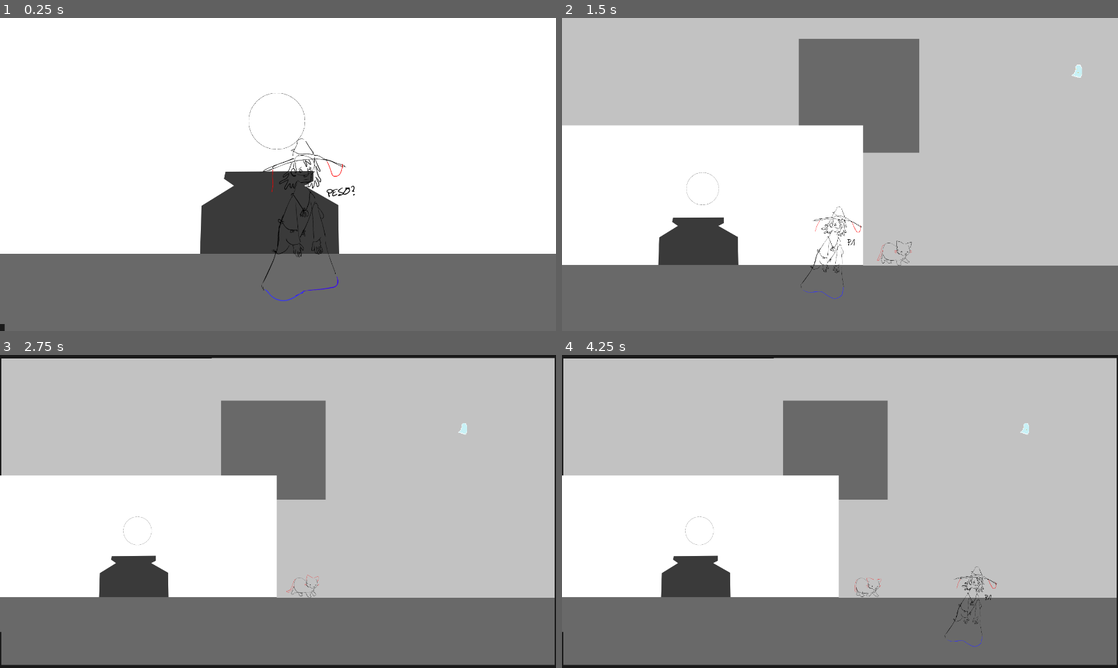
Above: before the commit, frames 1-4 (two rows, left to right).
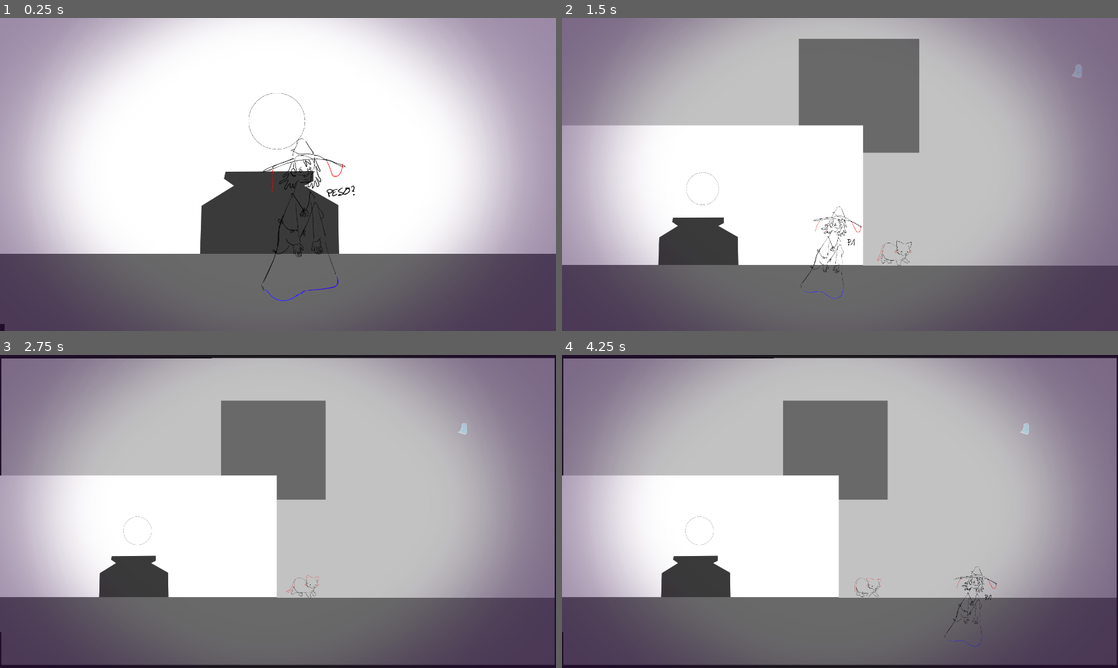
Above: after the commit, the same moments.

Repository: Mapachana/GlobalGameJam25
Game: Godot game, scene res://Scenes/Main.tscn
Two runs of this game, one before a commit and one after it. Both use one fixed random seed, a clock stepped at 60 frames per second and the inputs below. Sound files missing from this copy of the repository are replaced by a short silence.
Inputs:
- Up to frame 1 (0.25 s): no input
- Up to frame 2 (1.5 s): tap Enter (ui_accept) at 0.5, 0.77 s; hold Right (ui_right) 0.53-1.28 s; hold Down (ui_down) from 1.28 s (still down)
- Up to frame 3 (2.75 s): tap Enter (ui_accept) at 1.52 s; release Down (ui_down) at 2.03 s; hold Right (ui_right) from 2.03 s (still down)
- Up to frame 4 (4.25 s): release Right (ui_right) at 2.78 s; hold Up (ui_up) 2.78-3.53 s; tap Enter (ui_accept) at 3.02, 3.77 s; hold Left (ui_left) from 3.53 s (still down)

The runs differ from the first frame. In frame 1, 38% of the frame differs, in the area x 0-100%, y 0-100%; in frame 2, 37%; in frame 3, 35%; in frame 4, 35%.

Commit message:
conflicto

Diff:
--- a/ggj2025/Scenes/Estrofa2_anim.tscn
+++ b/ggj2025/Scenes/Estrofa2_anim.tscn
@@ -1,6 +1,13 @@
-[gd_scene load_steps=4 format=3 uid="uid://co1y2smwhfuv7"]
+[gd_scene load_steps=7 format=3 uid="uid://co1y2smwhfuv7"]
 
 [ext_resource type="Texture2D" uid="uid://bfmy6g4yytdjr" path="res://Images/DRAMA.png" id="1_xfm2x"]
+
+[sub_resource type="Gradient" id="Gradient_m4pro"]
+offsets = PackedFloat32Array(0.547718, 0.962656, 1)
+colors = PackedColorArray(0, 0, 0, 1, 0.666667, 0.666667, 0.666667, 1, 1, 1, 1, 1)
+
+[sub_resource type="GradientTexture2D" id="GradientTexture2D_v55wm"]
+gradient = SubResource("Gradient_m4pro")
 
 [sub_resource type="Animation" id="Animation_f8im0"]
 length = 10.0
@@ -40,9 +47,37 @@
 "update": 0,
 "values": [0.0, 1.0]
 }
+tracks/3/type = "value"
+tracks/3/imported = false
+tracks/3/enabled = true
+tracks/3/path = NodePath("PointLight2D:energy")
+tracks/3/interp = 1
+tracks/3/loop_wrap = true
+tracks/3/keys = {
+"times": PackedFloat32Array(8.23333, 9.26667),
+"transitions": PackedFloat32Array(1, 1),
+"update": 0,
+"values": [0.0, 1.0]
+}
+
+[sub_resource type="Animation" id="Animation_cs8a4"]
+length = 0.001
+tracks/0/type = "value"
+tracks/0/imported = false
+tracks/0/enabled = true
+tracks/0/path = NodePath("PointLight2D:energy")
+tracks/0/interp = 1
+tracks/0/loop_wrap = true
+tracks/0/keys = {
+"times": PackedFloat32Array(0),
+"transitions": PackedFloat32Array(1),
+"update": 0,
+"values": [0.0]
+}
 
 [sub_resource type="AnimationLibrary" id="AnimationLibrary_ostem"]
 _data = {
+"RESET": SubResource("Animation_cs8a4"),
 "estrofa": SubResource("Animation_f8im0")
 }
 
@@ -80,6 +115,14 @@
 visible_ratio = 0.0
 metadata/_edit_use_anchors_ = true
 
+[node name="PointLight2D" type="PointLight2D" parent="."]
+position = Vector2(719.225, 148)
+rotation = -1.5708
+scale = Vector2(4.67188, 22.4746)
+color = Color(0, 0.961389, 0.554486, 1)
+energy = 0.0
+texture = SubResource("GradientTexture2D_v55wm")
+
 [node name="AnimationPlayer" type="AnimationPlayer" parent="."]
 libraries = {
 "": SubResource("AnimationLibrary_ostem")
--- a/ggj2025/Scenes/Estrofa_anim.tscn
+++ b/ggj2025/Scenes/Estrofa_anim.tscn
@@ -40,11 +40,46 @@
 "update": 0,
 "values": [0.0, 1.0]
 }
+tracks/3/type = "value"
+tracks/3/imported = false
+tracks/3/enabled = true
+tracks/3/path = NodePath("PointLight2D:energy")
+tracks/3/interp = 1
+tracks/3/loop_wrap = true
+tracks/3/keys = {
+"times": PackedFloat32Array(8.23333, 9.26667),
+"transitions": PackedFloat32Array(1, 1),
+"update": 0,
+"values": [0.0, 1.0]
+}
+
+[sub_resource type="Animation" id="Animation_cs8a4"]
+length = 0.001
+tracks/0/type = "value"
+tracks/0/imported = false
+tracks/0/enabled = true
+tracks/0/path = NodePath("PointLight2D:energy")
+tracks/0/interp = 1
+tracks/0/loop_wrap = true
+tracks/0/keys = {
+"times": PackedFloat32Array(0),
+"transitions": PackedFloat32Array(1),
+"update": 0,
+"values": [0.0]
+}
 
 [sub_resource type="AnimationLibrary" id="AnimationLibrary_ostem"]
 _data = {
+"RESET": SubResource("Animation_cs8a4"),
 "estrofa": SubResource("Animation_f8im0")
 }
+
+[sub_resource type="Gradient" id="Gradient_32tam"]
+offsets = PackedFloat32Array(0.547718, 0.962656, 1)
+colors = PackedColorArray(0, 0, 0, 1, 0.666667, 0.666667, 0.666667, 1, 1, 1, 1, 1)
+
+[sub_resource type="GradientTexture2D" id="GradientTexture2D_bk5yl"]
+gradient = SubResource("Gradient_32tam")
 
 [node name="EstrofaAnim" type="Node2D"]
 
@@ -84,3 +119,10 @@
 libraries = {
 "": SubResource("AnimationLibrary_ostem")
 }
+
+[node name="PointLight2D" type="PointLight2D" parent="."]
+position = Vector2(1292, 406)
+scale = Vector2(4.67188, 13.7188)
+color = Color(0, 0.961389, 0.554486, 1)
+energy = 0.0
+texture = SubResource("GradientTexture2D_bk5yl")
--- a/ggj2025/Scenes/Main.tscn
+++ b/ggj2025/Scenes/Main.tscn
@@ -1,8 +1,9 @@
-[gd_scene load_steps=37 format=3 uid="uid://bqak8awkxwt4m"]
+[gd_scene load_steps=41 format=3 uid="uid://bqak8awkxwt4m"]
 
 [ext_resource type="Texture2D" uid="uid://bymmj7u1mme82" path="res://Images/Fondo habitacion 1.png" id="1_klajk"]
 [ext_resource type="Script" path="res://Scenes/Main.gd" id="1_nxvp8"]
 [ext_resource type="Texture2D" uid="uid://c0wixk35j0yrm" path="res://Images/cielo placeholder.png" id="2_2fuvx"]
+[ext_resource type="Texture2D" uid="uid://w64ko26aboab" path="res://Images/salon sucio.png" id="2_3u1wu"]
 [ext_resource type="Texture2D" uid="uid://cj87dpptiyawx" path="res://Images/fondo atico.png" id="2_p0o4a"]
 [ext_resource type="Texture2D" uid="uid://cy1pc2hdjmnkm" path="res://Images/inicio.png" id="3_4ddiu"]
 [ext_resource type="Script" path="res://Scenes/PJ.gd" id="4_hxefk"]
@@ -31,8 +32,8 @@
 [ext_resource type="Texture2D" uid="uid://c27gglu5ge6x0" path="res://Images/animacion gatoandar sucio/gatoandar0007.png" id="29_5i0xg"]
 [ext_resource type="Texture2D" uid="uid://dtfy14n7icvdn" path="res://Images/animacion gatoandar sucio/gatoandar0008.png" id="30_nkjip"]
 [ext_resource type="PackedScene" uid="uid://d0k865fill0bf" path="res://Scenes/Estrofa_anim.tscn" id="31_7lenv"]
-[ext_resource type="Texture2D" uid="uid://dtiloonsnq2cs" path="res://Images/salon sucio.jpg" id="32_2nbmm"]
-[ext_resource type="PackedScene" path="res://Scenes/Estrofa2_anim.tscn" id="33_n074a"]
+[ext_resource type="PackedScene" uid="uid://co1y2smwhfuv7" path="res://Scenes/Estrofa2_anim.tscn" id="33_n074a"]
+[ext_resource type="Texture2D" uid="uid://2dj7butiymn" path="res://Images/vignette.png" id="34_kqd0y"]
 
 [sub_resource type="SpriteFrames" id="SpriteFrames_dgg74"]
 animations = [{
@@ -120,12 +121,24 @@
 "speed": 12.0
 }]
 
+[sub_resource type="CanvasItemMaterial" id="CanvasItemMaterial_7lo68"]
+
+[sub_resource type="Gradient" id="Gradient_nucqi"]
+offsets = PackedFloat32Array(0.327801, 0.692946, 1)
+colors = PackedColorArray(1, 1, 1, 1, 0.0679011, 0.0679011, 0.0679011, 1, 0, 0, 0, 1)
+
+[sub_resource type="GradientTexture2D" id="GradientTexture2D_7d2cb"]
+gradient = SubResource("Gradient_nucqi")
+fill = 1
+fill_from = Vector2(0.5, 0.5)
+fill_to = Vector2(1, 1)
+
 [node name="Main" type="Node2D"]
 script = ExtResource("1_nxvp8")
 
-[node name="SalonSucio" type="Sprite2D" parent="."]
+[node name="SalonSucio2" type="Sprite2D" parent="."]
 position = Vector2(2167.5, 405)
-texture = ExtResource("32_2nbmm")
+texture = ExtResource("2_3u1wu")
 
 [node name="CieloPlaceholder" type="Sprite2D" parent="."]
 position = Vector2(1985, -1417)
@@ -182,7 +195,6 @@
 
 [node name="Area2D" parent="." instance=ExtResource("8_nq87s")]
 position = Vector2(1201, 191)
-cancion = "explotar.mp3"
 
 [node name="Gatete" type="AnimatedSprite2D" parent="."]
 position = Vector2(898, 543)
@@ -195,3 +207,19 @@
 
 [node name="EstrofaAnim2" parent="." instance=ExtResource("33_n074a")]
 position = Vector2(1440, 0)
+
+[node name="CanvasLayer" type="CanvasLayer" parent="."]
+
+[node name="TextureRect" type="TextureRect" parent="CanvasLayer"]
+modulate = Color(1, 1, 1, 0.588235)
+material = SubResource("CanvasItemMaterial_7lo68")
+offset_right = 40.0
+offset_bottom = 40.0
+texture = ExtResource("34_kqd0y")
+
+[node name="PointLight2D" type="PointLight2D" parent="."]
+position = Vector2(2635, 607)
+scale = Vector2(5.9375, 5.9375)
+color = Color(0.955473, 0.306717, 0, 1)
+energy = 1.4
+texture = SubResource("GradientTexture2D_7d2cb")
Binary file added: ggj2025/Images/salon sucio.png
Not shown, added: ggj2025/Images/salon sucio.png.import
Binary file added: ggj2025/Images/vignette.png
Not shown, added: ggj2025/Images/vignette.png.import
Not shown: 1 places in ggj2025/Scenes/Estrofa_anim.tscn that only renumber resources
